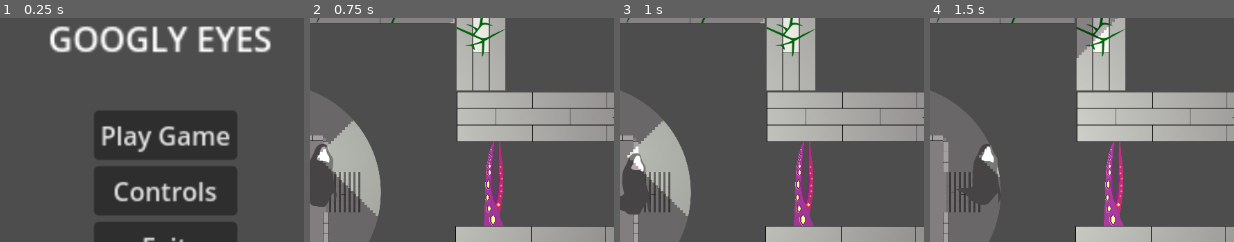
Above: before the commit, frames 1-4 (left to right).
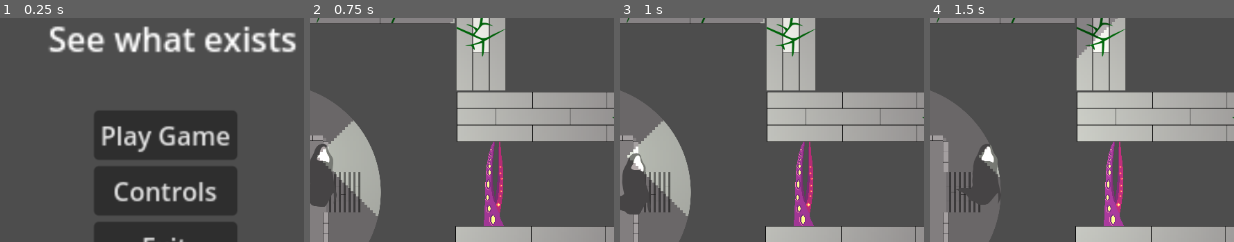
Above: after the commit, the same moments.

Repository: longhousedev/gamejam2024
Game: Godot game, scene res://UI/scene_manager.tscn
The game is run twice, just before and just after one commit, with the same random seed, the same clock (stepped at 60 frames per second) and the same inputs.
Inputs (mouse positions are % of the whole screen's width and height, from its top left):
- Up to frame 1 (0.25 s): no input
- Up to frame 2 (0.75 s): click "Play Game" at 0.5 s
- Up to frame 3 (1 s): no input
- Up to frame 4 (1.5 s): move the mouse to (95, 45) at 1.27 s; hold D (move_right) from 1.28 s (still down); tap Space (Grab) at 1.35 s
The pictures show only the part of the screen within x 25-75%, y 14-64%; the shares and areas given below are measured in that part.

The runs differ from the first frame. In frame 1, 6.7% of the frame differs, in the area x 16-98%, y 3-16%; in frame 2, nothing differs; in frame 3, nothing differs; in frame 4, nothing differs.

Commit message:
Title updated to match itch page

Diff:
--- a/UI/main_menu.tscn
+++ b/UI/main_menu.tscn
@@ -44,7 +44,7 @@
 offset_right = 400.0
 offset_bottom = 107.0
 scale = Vector2(3.01926, 3.01926)
-text = "GOOGLY EYES"
+text = "See what exists"
 horizontal_alignment = 1
 
 [node name="ControlScreen" type="Control" parent="."]
--- a/UI/scene_manager.tscn
+++ b/UI/scene_manager.tscn
@@ -57,7 +57,7 @@
 offset_right = 400.0
 offset_bottom = 107.0
 scale = Vector2(3.01926, 3.01926)
-text = "GOOGLY EYES"
+text = "See what exists"
 horizontal_alignment = 1
 
 [node name="ControlScreen" type="Control" parent="MainMenu"]
